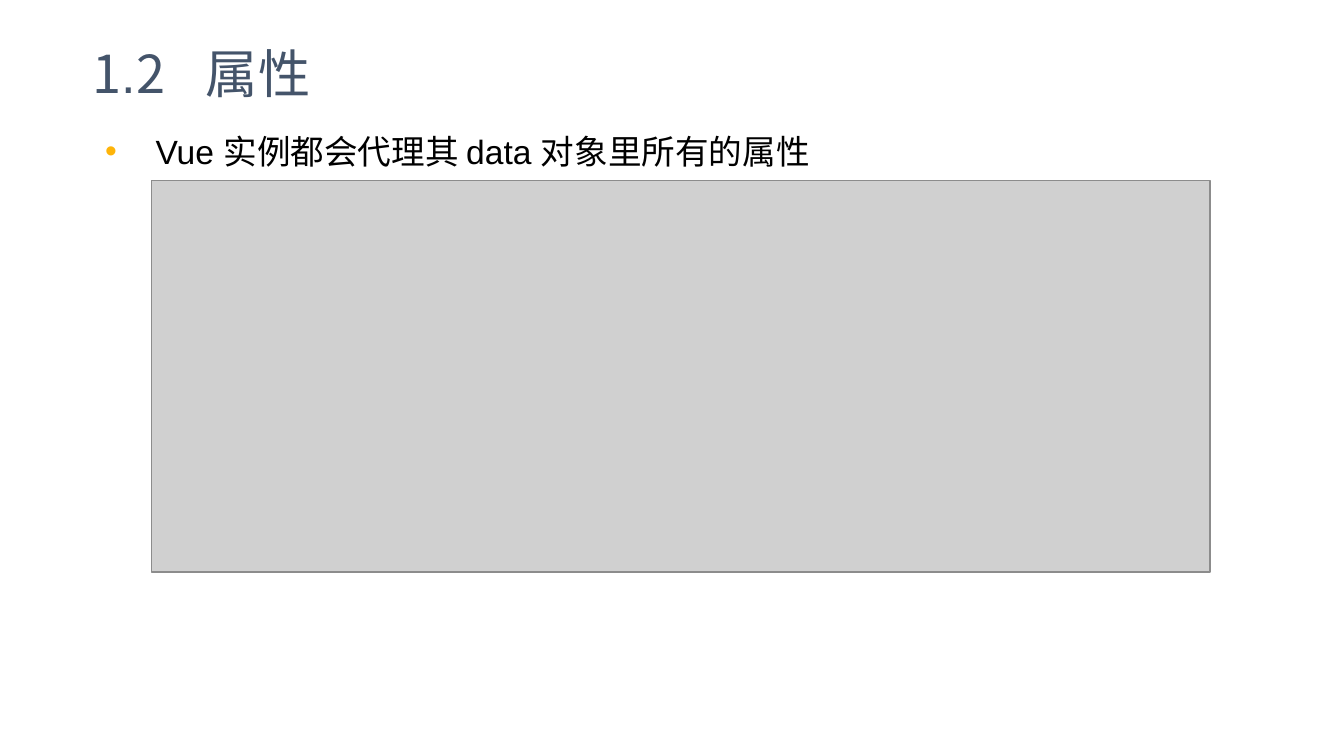
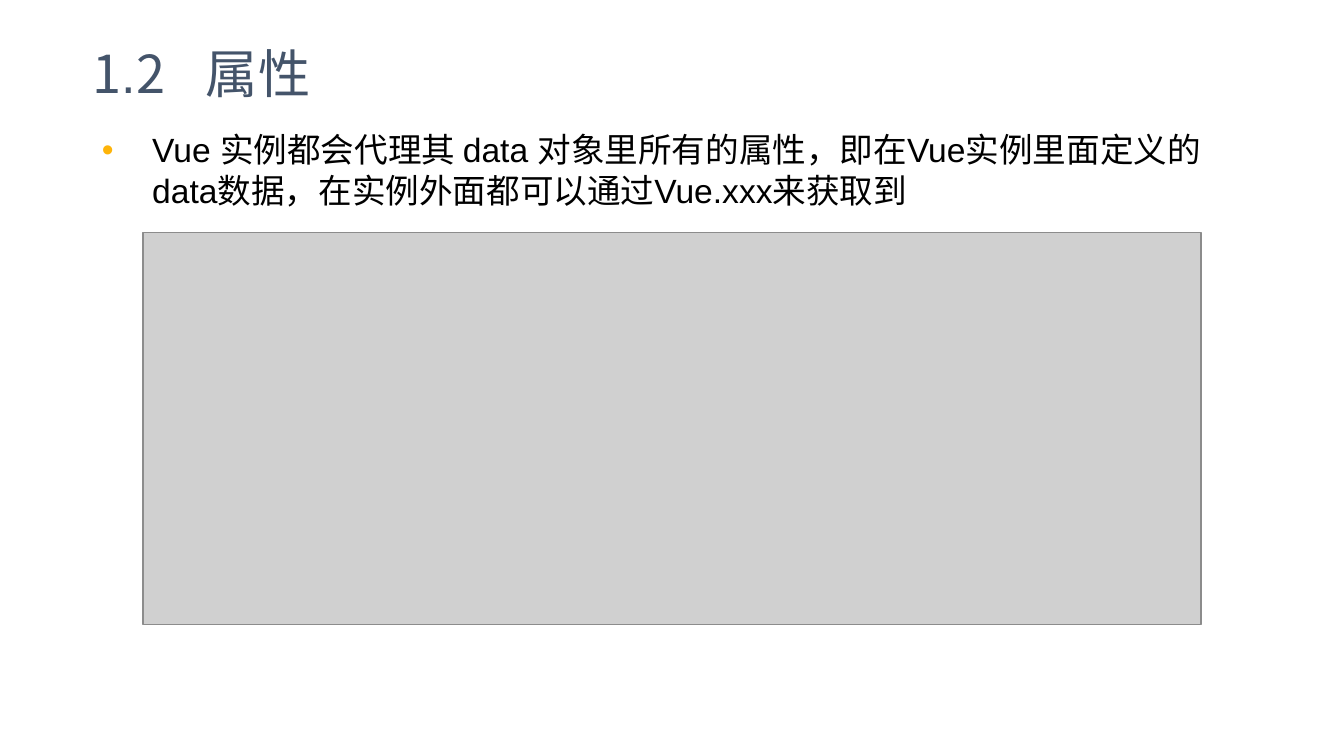
Before and after one commit to yxl2628/vuejs, a slide deck: slide 5 of 02 Vue基础.pptx. Drawn at 1344x756 pixels with LibreOffice and Linux fonts; fonts in the diff are those of the drawing; grey boxes stand for pictures. Boxes give left, top, right and bottom in pixels: in the first picture for what was removed or moved away, otherwise in the second. Text is boxed around its words. In the diff, an @@ line names an element or a change of style, - is before the commit and + after.

```diff
--- a/02 Vue基础.pptx
+++ b/02 Vue基础.pptx
@@ text at <box>152,133,1201,207</box>: text changed @@
-• Vue 实例都会代理其 data 对象里所有的属性
+• Vue 实例都会代理其 data 对象里所有的属性，即在Vue实例里面定义的data数据，在实例外面都可以通过Vue.xxx来获取到
@@ picture: place and size @@
-picture at <box>152,180,1210,571</box>
+picture at <box>142,233,1200,624</box>
```
Also in this commit, not shown: 40 other slides changed, 1 other file.
